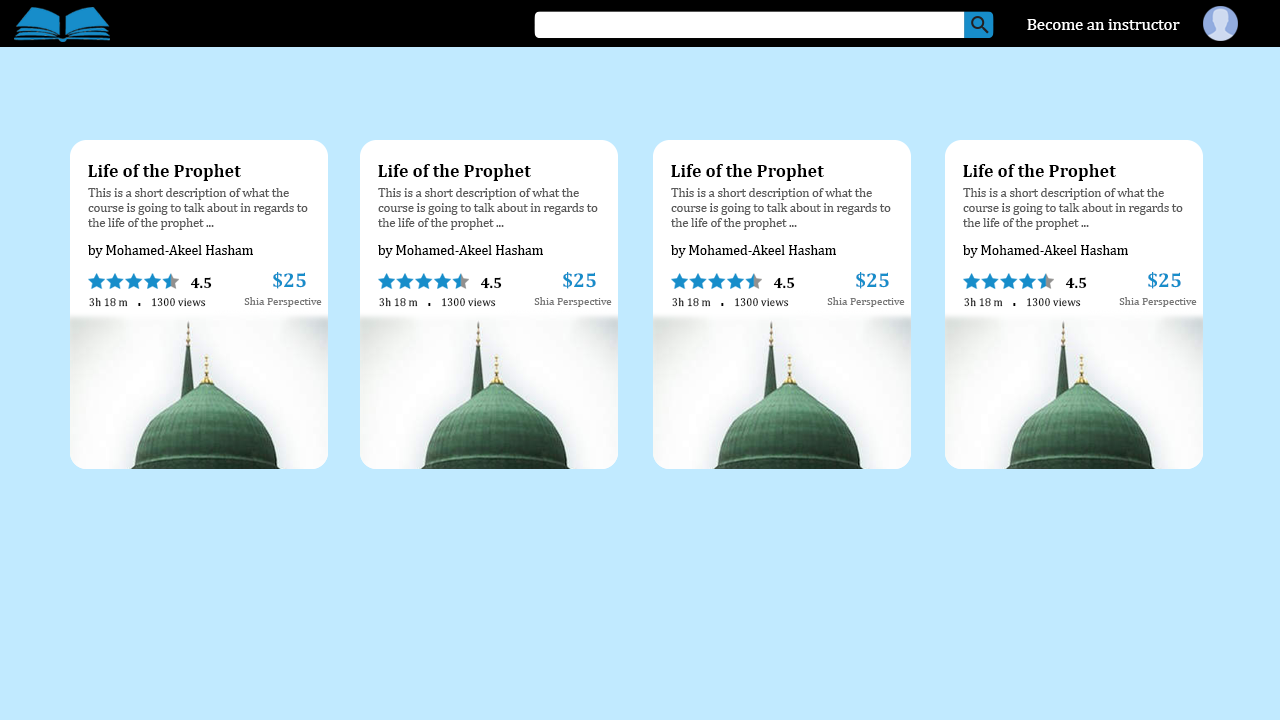
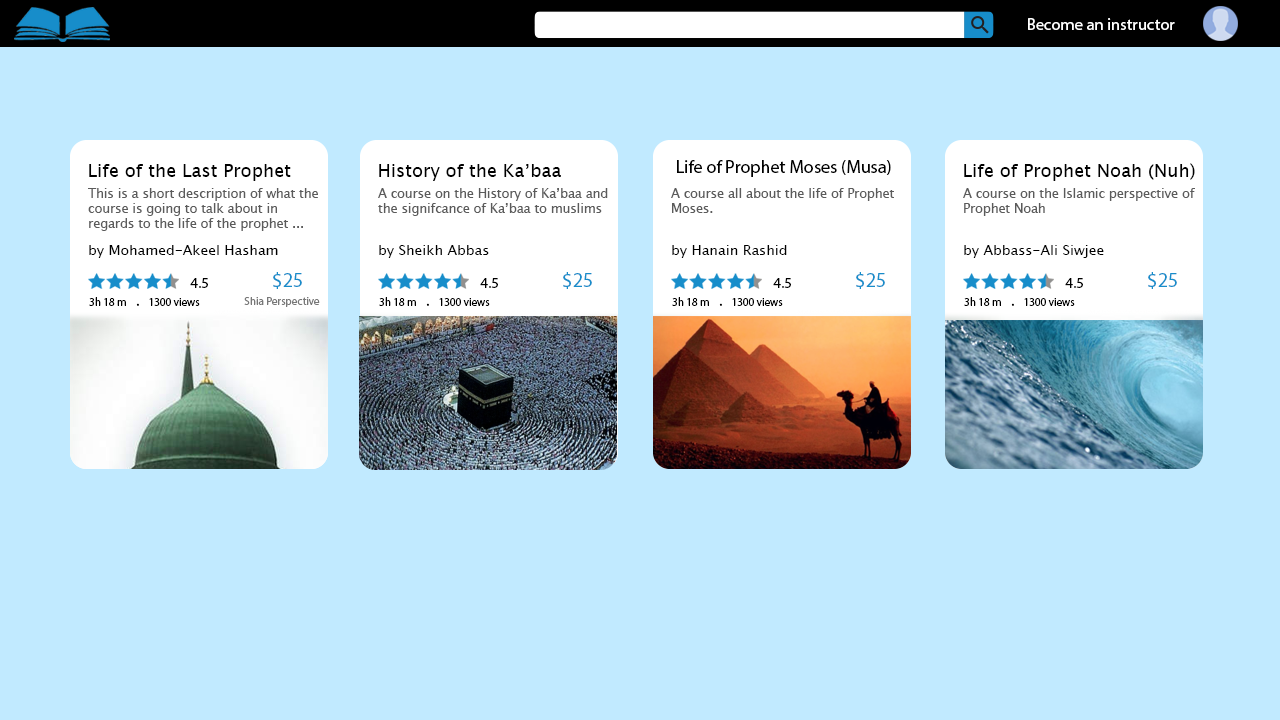
Two versions of the same layered image (1280x720). Layer-by-layer changes:
added layer "Layer 17" above "Layer 16" over [945, 320, 1203, 469]
added layer "Layer 16" above "Layer 6" over [653, 316, 911, 469]
painted on "Become an instructor" over [1027, 18, 1180, 30]
renamed "This is a short description of what the course is going to talk copy 3" to "A course on the Islamic perspective of Prophet Noah", painted on it over [963, 188, 1195, 230]
renamed "by Mohamed-Akeel Hasham copy 3" to "by Abbass-Ali Siwjee", painted on it over [963, 245, 1128, 258]
painted on "3h 18 m . 1300 views copy 3" over [964, 297, 1081, 307]
renamed "Life of the Prophet copy 3" to "Life of Prophet Noah (Nuh)", painted on it over [963, 163, 1195, 181]
renamed "This is a short description of what the course is going to talk copy 2" to "A course all about the life of Prophet Moses.", painted on it over [671, 188, 894, 230]
renamed "by Mohamed-Akeel Hasham copy 2" to "by Hanain Rashid", painted on it over [671, 245, 836, 258]
added layer "Life of Prophet Moses (Musa)" above "Layer 15" over [677, 160, 891, 177]
renamed "Life of the Prophet copy 2" to "Layer 15", painted on it over [671, 164, 824, 181]
renamed "This is a short description of what the course is going to talk copy" to "A course on the History of Ka’baa and the signifcance of Ka’baa", painted on it over [378, 188, 608, 230]
renamed "by Mohamed-Akeel Hasham copy" to "by Sheikh Abbas", painted on it over [378, 245, 543, 258]
renamed "Life of the Prophet copy" to "History of the Ka’baa", painted on it over [378, 164, 561, 181]
added layer "Layer 14" above "Layer 8 copy" over [359, 316, 617, 470]
painted on "This is a short description of what the course is going to talk" over [88, 188, 318, 231]
painted on "by Mohamed-Akeel Hasham" over [88, 245, 278, 258]
renamed "Life of the Prophet" to "Life of the Last Prophet", painted on it over [88, 164, 291, 181]
…and 15 more changes (12 painted, 3 removed)
